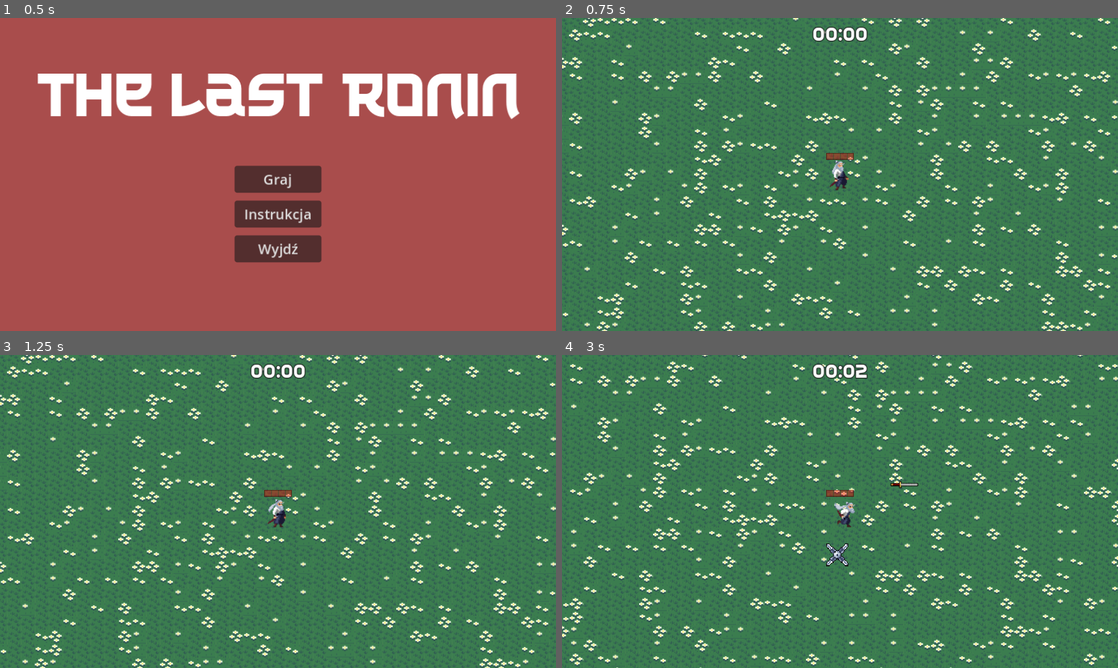
Above: before the commit, frames 1-4 (two rows, left to right).
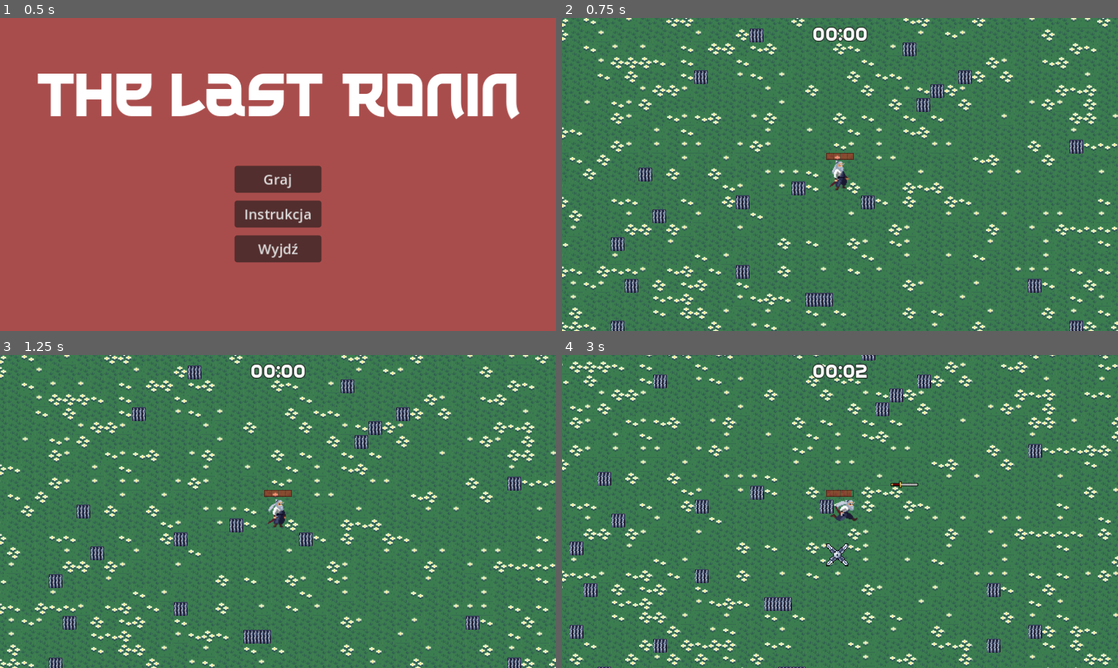
Above: after the commit, the same moments.

Repository: KamilGrzonka/Inzynierka
Game: Godot game, scene res://Menu/main_menu.tscn
Two runs of this game, one before a commit and one after it. Both use one fixed random seed, a clock stepped at 60 frames per second and the inputs below. Sound files missing from this copy of the repository are replaced by a short silence.
Inputs (mouse positions are in pixels of both pictures, inside the frame that each line leads up to):
- Up to frame 1 (0.5 s): no input
- Up to frame 2 (0.75 s): click "Graj" at 0.5 s
- Up to frame 3 (1.25 s): no input
- Up to frame 4 (3 s): move the mouse to (962, 495) at 1.27 s; hold D (Right) 1.28-2.03 s; move the mouse to (728, 527) at 2.02 s; hold S (Down) 2.03-2.78 s; move the mouse to (895, 442) at 2.77 s; hold D (Right) from 2.78 s (still down)

Frame 1 is identical in both runs. In frame 2, 16% of the frame differs, in the area x 0-100%, y 0-100%; in frame 3, 16%; in frame 4, 17%.

Commit message:
Dodano generowanie pułapek

Diff:
--- a/Gra Inzynierka/Player/player.gd
+++ b/Gra Inzynierka/Player/player.gd
@@ -38,6 +38,7 @@
 var enemy_close = []
 
 func _ready():
+	add_to_group("Player")
 	attack()
 	_on_hurtbox_hurt(0,0,0)
 
--- a/Gra Inzynierka/World/terrain.gd
+++ b/Gra Inzynierka/World/terrain.gd
@@ -30,26 +30,68 @@
 	var chunk = chunk_scene.instantiate()
 	chunk.position = chunk_key * chunk_size
 
-	# Wybór tekstury
 	var rng = RandomNumberGenerator.new()
-	rng.seed = hash(chunk_key) # Losowe nasionko zależne od pozycji chunku
-	var texture_index = rng.randi_range(1, 10)
-	var texture_path = "res://Textures/Grass/grass" + str(texture_index) + ".png"
-	var texture = load(texture_path)
+	rng.seed = hash(chunk_key) # Deterministyczne losowanie na podstawie pozycji chunku
 
-	# Debugowanie: sprawdzanie tekstury
-	if texture == null:
-		print("Nie znaleziono tekstury:", texture_path)
+	# Sprawdź, czy ma pojawić się trawa czy pułapka (10% szans na pułapkę)
+	var is_trap = rng.randi_range(1, 100) <= 2 # 10% szansy na pułapkę
+
+	if is_trap:
+		# Ładowanie pułapki
+		var trap_texture_path = "res://Textures/Traps/trap.png"
+		var texture = load(trap_texture_path)
+
+		# Debugowanie
+		if texture == null:
+			print("Nie znaleziono tekstury pułapki:", trap_texture_path)
+		else:
+			print("Generowanie pułapki:", trap_texture_path)
+
+		# Ustawienie tekstury pułapki
+		var sprite = chunk.get_node("Sprite2D")
+		if sprite:
+			sprite.texture = texture
+			sprite.scale = Vector2(0.5, 0.5) # Skalowanie tekstury
+			sprite.centered = true # Wyśrodkowanie tekstury
+			sprite.region_enabled = true # Włączenie regionu tekstury
+			sprite.region_rect = Rect2(0, 0, 32, 32) # Przycinanie tekstury
+		else:
+			print("Nie znaleziono Sprite2D w chunku!")
+
+	# Dodanie CollisionShape dla obszaru pułapki
+		var trap_area = Area2D.new()
+		trap_area.name = "TrapArea"
+		var trap_collision = CollisionShape2D.new()
+		var trap_shape = RectangleShape2D.new()
+		trap_shape.size = Vector2(16, 16) # Możesz dostosować wielkość
+		trap_collision.shape = trap_shape
+		trap_area.add_child(trap_collision)
+
+		chunk.add_child(trap_area)
+
+		# Dodajemy detekcję kolizji
+		trap_area.connect("body_entered", Callable(self, "_on_trap_area_entered"))
+
 	else:
-		print("Ładowanie tekstury:", texture_path)
+		# Generowanie standardowej trawy
+		var texture_index = rng.randi_range(1, 10)
+		var texture_path = "res://Textures/Grass/grass" + str(texture_index) + ".png"
+		var texture = load(texture_path)
 
-	# Ustawienie tekstury
-	var sprite = chunk.get_node("Sprite2D")
-	if sprite:
-		sprite.texture = texture
-	else:
-		print("Nie znaleziono Sprite2D w chunku!")
+		# Debugowanie
+		if texture == null:
+			print("Nie znaleziono tekstury:", texture_path)
+		else:
+			print("Ładowanie trawy:", texture_path)
 
+		# Ustawienie tekstury
+		var sprite = chunk.get_node("Sprite2D")
+		if sprite:
+			sprite.texture = texture
+		else:
+			print("Nie znaleziono Sprite2D w chunku!")
+
+	# Dodanie chunku do świata
 	add_child(chunk)
 	active_chunks[chunk_key] = chunk
 
@@ -57,3 +99,9 @@
 	if active_chunks.has(chunk_key):
 		active_chunks[chunk_key].queue_free()
 		active_chunks.erase(chunk_key)
+
+# Funkcja, która będzie wywoływana, gdy gracz wejdzie w pułapkę
+func _on_trap_area_entered(body):
+	if body.is_in_group("Player"):  # Sprawdzamy, czy to gracz
+		var damage = 10  # Możesz ustawić dowolną wartość obrażeń
+		body._on_hurtbox_hurt(damage, Vector2.ZERO, 0)  # Zadanie obrażeń graczowi
Binary file added: Gra Inzynierka/Textures/Traps/trap.png
Not shown, added: Gra Inzynierka/Textures/Traps/trap.png.import
